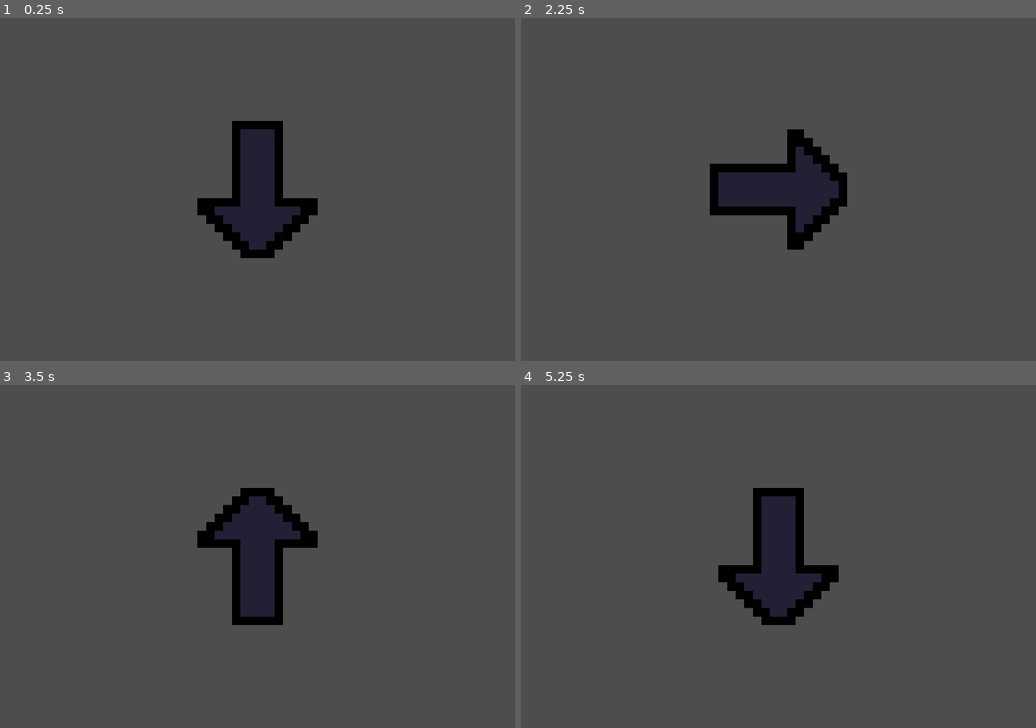
Above: before the commit, frames 1-4 (two rows, left to right).
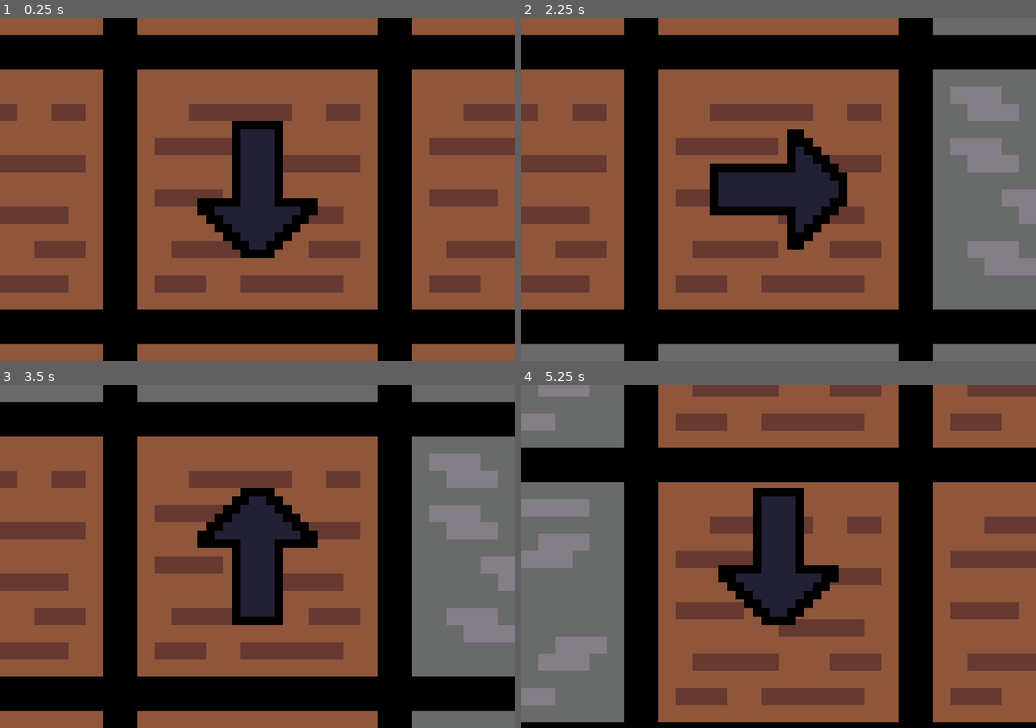
Above: after the commit, the same moments.

Repository: kori31415/FrameJam-2026
Game: Godot game, scene res://Scenes/Rooms/full_manor.tscn
The game is run twice, just before and just after one commit, with the same random seed, the same clock (stepped at 60 frames per second) and the same inputs. Before the commit the project starts from res://Scenes/Character.tscn.
Inputs:
- Up to frame 1 (0.25 s): no input
- Up to frame 2 (2.25 s): tap Enter at 0.5, 2 s; hold D (Right) 0.53-1.28 s; hold Z (Interact) 0.53-1.28 s; tap Space at 1.25 s; hold S (Down) 1.28-2.03 s; tap Z (Interact) at 1.35 s; hold D (Right) from 2.03 s (still down); hold Z (Interact) from 2.03 s (still down)
- Up to frame 3 (3.5 s): tap Space at 2.75 s; release D (Right) at 2.78 s; release Z (Interact) at 2.78 s; hold Up (Up) from 2.78 s (still down); tap Z (Interact) at 2.85 s
- Up to frame 4 (5.25 s): release Up (Up) at 3.53 s; hold Z (Interact) 3.53-4.28 s; hold A (Left) 3.53-5.03 s; tap Z (Interact) at 4.35 s; tap Enter at 5 s; hold S (Down) from 5.03 s (still down); hold Z (Interact) from 5.03 s (still down)

The runs differ from the first frame. In frame 1, 95% of the frame differs, in the area x 0-100%, y 0-100%; in frame 2, 95%; in frame 3, 95%; in frame 4, 95%.

Commit message:
Added a base interactionmanager and interactions, but am stuck on what to do next

Diff:
--- /dev/null
+++ b/Interaction/Interaction Area/interaction_area.gd
@@ -0,0 +1,13 @@
+extends Area2D
+class_name InteractionArea
+
+var interact : Callable = func():
+	pass
+
+
+func _on_body_entered(body: Node2D) -> void:
+	InteractionManager.register_area(self)
+
+
+func _on_body_exited(body: Node2D) -> void:
+	InteractionManager.unregister_area(self)
--- /dev/null
+++ b/Interaction/Interaction Area/interaction_area.tscn
@@ -0,0 +1,11 @@
+[gd_scene format=3 uid="uid://coyvww4vie8ft"]
+
+[ext_resource type="Script" uid="uid://cebio1oeah2ie" path="res://Interaction/Interaction Area/interaction_area.gd" id="1_c5th6"]
+
+[node name="InteractionArea" type="Area2D" unique_id=1051170718]
+collision_layer = 0
+collision_mask = 15
+script = ExtResource("1_c5th6")
+
+[connection signal="body_entered" from="." to="." method="_on_body_entered"]
+[connection signal="body_exited" from="." to="." method="_on_body_exited"]
--- /dev/null
+++ b/Interaction/InteractionManager.tscn
@@ -0,0 +1,6 @@
+[gd_scene format=3 uid="uid://cnmr4bpgocd4g"]
+
+[ext_resource type="Script" uid="uid://cj6othlywy1jb" path="res://Interaction/interaction_manager.gd" id="1_p4lj5"]
+
+[node name="InteractionManager" type="Node2D" unique_id=1835084842]
+script = ExtResource("1_p4lj5")
--- /dev/null
+++ b/Interaction/interaction_manager.gd
@@ -0,0 +1,24 @@
+extends Node2D
+
+@onready var player = get_tree().get_first_node_in_group("player")
+
+var active_areas = []
+var can_interact = true
+
+func register_area(area: InteractionArea):
+	active_areas.push_back(area)
+
+func unregister_area(area: InteractionArea):
+	var index = active_areas.find(area)
+	if index != -1:
+		active_areas.remove_at(index)
+
+
+func _input(event):
+	if event.is_action_pressed("Interact") && can_interact:
+		if active_areas.size() > 0:
+			can_interact = false
+
+			await active_areas[0].interact.call()
+
+			can_interact = true
--- a/Scenes/Rooms/infirmary.tscn
+++ b/Scenes/Rooms/infirmary.tscn
@@ -2,9 +2,14 @@
 
 [ext_resource type="PackedScene" uid="uid://c1mxfy5g3b1fk" path="res://Scenes/tile_map_layer.tscn" id="1_v3v75"]
 [ext_resource type="Script" uid="uid://ct87blxoqivk6" path="res://Scripts/room_loader.gd" id="2_4wniy"]
+[ext_resource type="Script" uid="uid://c8j0emhfkpymt" path="res://Scripts/Dialogue/dialogue_key.gd" id="3_p2gcq"]
+[ext_resource type="Texture2D" uid="uid://7w1238uunhx7" path="res://Sprites/key_placeholder.png" id="4_vo8d4"]
+[ext_resource type="Script" uid="uid://cj6othlywy1jb" path="res://Interaction/interaction_manager.gd" id="5_u3c0h"]
 
 [sub_resource type="RectangleShape2D" id="RectangleShape2D_v3v75"]
 size = Vector2(128, 128)
+
+[sub_resource type="RectangleShape2D" id="RectangleShape2D_iwobt"]
 
 [node name="Infirmary" type="Node2D" unique_id=776746985]
 
@@ -21,5 +26,20 @@
 position = Vector2(72, 72)
 shape = SubResource("RectangleShape2D_v3v75")
 
+[node name="TestKey" type="Node2D" parent="." unique_id=110666635]
+script = ExtResource("3_p2gcq")
+
+[node name="Sprite2D" type="Sprite2D" parent="TestKey" unique_id=694015265]
+position = Vector2(40, 24)
+scale = Vector2(0.5, 0.5)
+texture = ExtResource("4_vo8d4")
+
+[node name="Interactable" type="Area2D" parent="TestKey" unique_id=1062913975]
+script = ExtResource("5_u3c0h")
+
+[node name="CollisionShape2D" type="CollisionShape2D" parent="TestKey/Interactable" unique_id=954690491]
+position = Vector2(40, 25)
+shape = SubResource("RectangleShape2D_iwobt")
+
 [connection signal="body_entered" from="room_loader" to="room_loader" method="_on_body_entered"]
 [connection signal="body_exited" from="room_loader" to="room_loader" method="_on_body_exited"]
--- /dev/null
+++ b/Scenes/key.tscn
@@ -0,0 +1,32 @@
+[gd_scene format=3 uid="uid://dyxhb718puvtk"]
+
+[ext_resource type="Script" uid="uid://cml0v60slb5cl" path="res://Scripts/key.gd" id="1_brn0f"]
+[ext_resource type="Texture2D" uid="uid://7w1238uunhx7" path="res://Sprites/key_placeholder.png" id="2_lc1k7"]
+[ext_resource type="PackedScene" uid="uid://coyvww4vie8ft" path="res://Interaction/Interaction Area/interaction_area.tscn" id="3_58hov"]
+
+[sub_resource type="RectangleShape2D" id="RectangleShape2D_d8y70"]
+size = Vector2(31.25, 32)
+
+[node name="key" type="Node2D" unique_id=1754282248]
+script = ExtResource("1_brn0f")
+
+[node name="Sprite2D" type="Sprite2D" parent="." unique_id=1175189378]
+texture = ExtResource("2_lc1k7")
+
+[node name="InteractionArea" parent="." unique_id=1051170718 instance=ExtResource("3_58hov")]
+
+[node name="CollisionShape2D" type="CollisionShape2D" parent="InteractionArea" unique_id=1276282565]
+position = Vector2(32, 0)
+shape = SubResource("RectangleShape2D_d8y70")
+
+[node name="CollisionShape2D2" type="CollisionShape2D" parent="InteractionArea" unique_id=1118944391]
+position = Vector2(0, 32)
+shape = SubResource("RectangleShape2D_d8y70")
+
+[node name="CollisionShape2D3" type="CollisionShape2D" parent="InteractionArea" unique_id=1241494186]
+position = Vector2(-32, 0)
+shape = SubResource("RectangleShape2D_d8y70")
+
+[node name="CollisionShape2D4" type="CollisionShape2D" parent="InteractionArea" unique_id=694817790]
+position = Vector2(0, -32)
+shape = SubResource("RectangleShape2D_d8y70")
--- /dev/null
+++ b/Scripts/Dialogue/dialogue_key.gd
@@ -0,0 +1,11 @@
+class_name DialogueKey
+extends Node
+
+@export var dialogue : Dialogue
+@onready var interactionManager : InteractionManager = $Interactable
+
+func _ready():
+	pass
+
+func _on_interact ():
+	pass
--- /dev/null
+++ b/Scripts/key.gd
@@ -0,0 +1,19 @@
+extends Node2D
+
+@onready var interaction_area: InteractionArea = $InteractionArea
+@onready var sprite = $Sprite2D
+
+var dialogueController: DialogueController
+
+const lines: Array[String] = [
+	"Test"
+]
+
+# Called when the node enters the scene tree for the first time.
+func _ready():
+	interaction_area.interact = Callable(self, "_on_interact")
+
+
+# Called every frame. 'delta' is the elapsed time since the previous frame.
+func _on_interact():
+	pass
--- a/project.godot
+++ b/project.godot
@@ -11,13 +11,14 @@
 [application]
 
 config/name="FrameJam 2026"
-run/main_scene="uid://bkkng2ner2ff1"
+run/main_scene="uid://cyc1xr0oxph8r"
 config/features=PackedStringArray("4.6", "Forward Plus")
 config/icon="res://Sprites/icon.svg"
 
 [autoload]
 
 Room_Loader="*uid://c51gn60tw34jf"
+InteractionManager="*uid://cnmr4bpgocd4g"
 
 [display]
 
Not shown, added: Interaction/Interaction Area/interaction_area.gd.uid
Not shown, added: Interaction/interaction_manager.gd.uid
Not shown, added: Scripts/Dialogue/dialogue_key.gd.uid
Not shown, added: Scripts/key.gd.uid
Binary file added: Sprites/key_placeholder.png
Not shown, added: Sprites/key_placeholder.png.import
